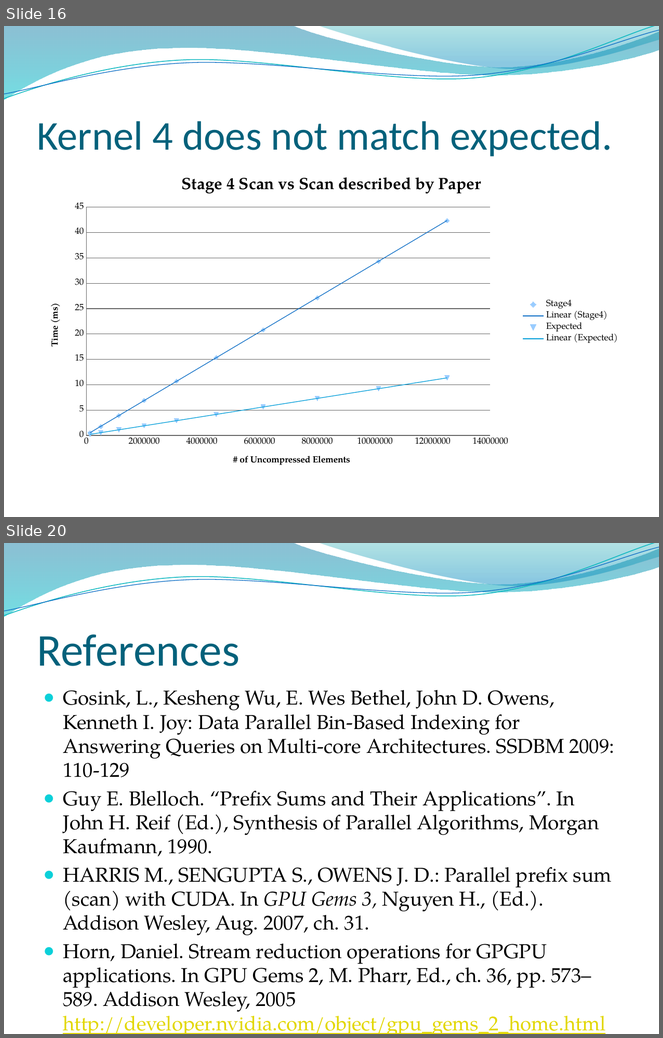
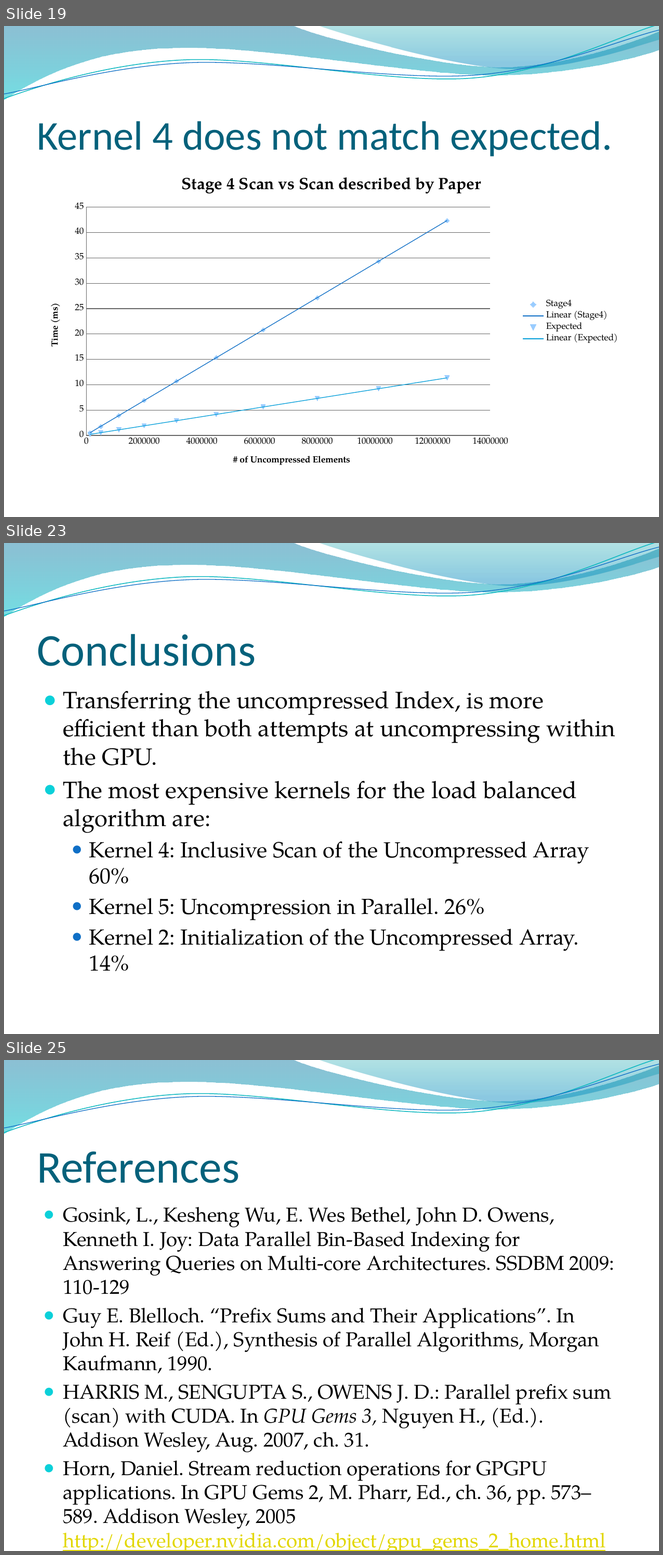
Before and after one commit to edvelezg/unb-pdp2, a slide deck: proj/FinalPresentation.pptx. Shown one above the other, each under a label of ours: slides 16 and 20 before the commit, slides 19, 23 and 25 after it; the slides between them are not shown. The pictures are 663x1038 and 663x1555 pixels, drawn with LibreOffice and Linux fonts; fonts in the diff are those of the drawing; background and template pictures are left out. Boxes give left, top, right and bottom in pixels: in the first picture for what was removed or moved away, otherwise in the second. Text is boxed around its words. In the diff, an @@ line names an element or a change of style, - is before the commit and + after.

```diff
--- a/proj/FinalPresentation.pptx
+++ b/proj/FinalPresentation.pptx
@@ slide 23 added at <box>4,543,659,1034</box>, background picture (left out); not listed: 4 template elements that a slide beside it also shows @@
@@ title added at <box>37,634,256,666</box>, 50 pt, text #04617B @@
+Conclusions
@@ text added at <box>63,691,615,971</box>, 26 pt, text #000000 @@
+● Transferring the uncompressed Index, is more efficient than both attempts at uncompressing within the GPU.
+● The most expensive kernels for the load balanced algorithm are:
+  ● Kernel 4: Inclusive Scan of the Uncompressed Array 60%
+  ● Kernel 5: Uncompression in Parallel. 26%
+  ● Kernel 2: Initialization of the Uncompressed Array. 14%
@@ what was slide 16 is now slide 19 @@
@@ what was slide 20 is now slide 25 @@
```
Also in this commit, not shown: 5 slides changed, 5 other slides added, 1 slide removed, 1 other file.
